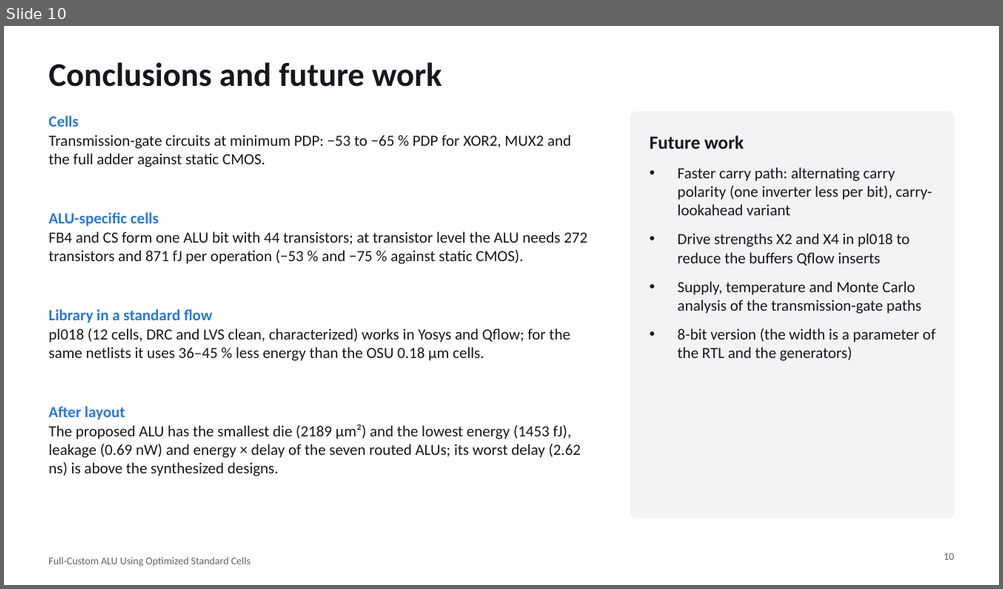
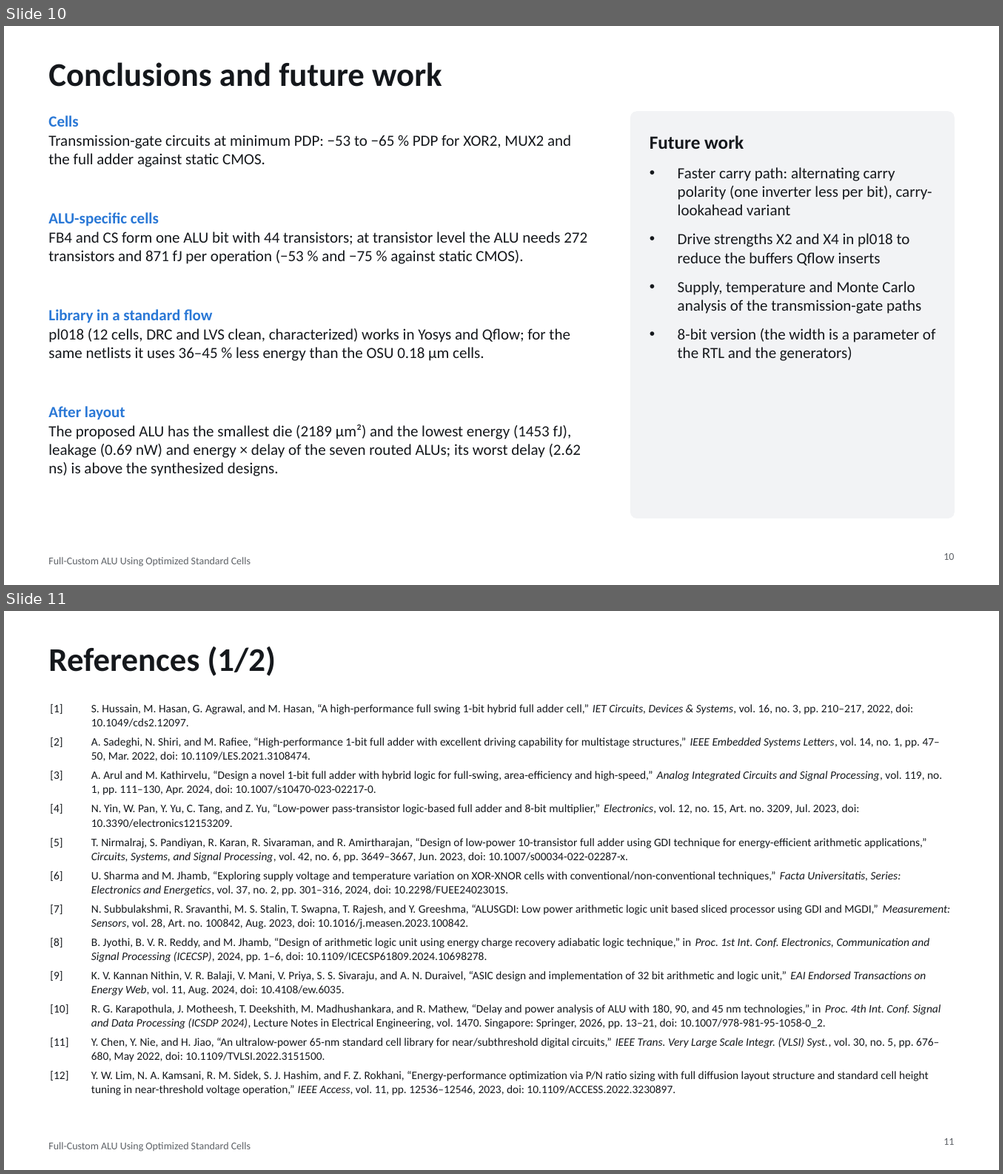
Before and after one commit to manshukgarg/alu-fullcustom-180nm, a slide deck: docs/presentation/ALU4_180nm_presentation.pptx. Shown one above the other, each under a label of ours: slide 10 before the commit, slides 10 and 11 after it. The pictures are 1003x589 and 1003x1174 pixels, drawn with LibreOffice and Linux fonts; fonts in the diff are those of the drawing. Boxes give left, top, right and bottom in pixels: in the first picture for what was removed or moved away, otherwise in the second. Text is boxed around its words. In the diff, an @@ line names an element or a change of style, - is before the commit and + after.

```diff
--- a/docs/presentation/ALU4_180nm_presentation.pptx
+++ b/docs/presentation/ALU4_180nm_presentation.pptx
@@ slide 11 added at [4, 611, 999, 1170], background #FFFFFF; not listed: 1 template element that a slide beside it also shows @@
@@ title added at [48, 647, 276, 676], 32 pt, text #15181C, bold @@
+References (1/2)
@@ table added at [48, 701, 954, 1099], 12 rows, 2 columns @@
+[1] | S. Hussain, M. Hasan, G. Agrawal, and M. Hasan, “A high-performance full swing 1-bit hybrid full adder cell,” IET Circuits, Devices & Systems, vol. 16, no. 3, pp. 210–217, 2022, doi: 10.1049/cds2.12097.
+[2] | A. Sadeghi, N. Shiri, and M. Rafiee, “High-performance 1-bit full adder with excellent driving capability for multistage structures,” IEEE Embedded Systems Letters, vol. 14, no. 1, pp. 47–50, Mar. 2022, doi: 10.1109/LES.2021.3108474.
+[3] | A. Arul and M. Kathirvelu, “Design a novel 1-bit full adder with hybrid logic for full-swing, area-efficiency and high-speed,” Analog Integrated Circuits and Signal Processing, vol. 119, no. 1, pp. 111–130, Apr. 2024, doi: 10.1007/s10470-023-02217-0.
+[4] | N. Yin, W. Pan, Y. Yu, C. Tang, and Z. Yu, “Low-power pass-transistor logic-based full adder and 8-bit multiplier,” Electronics, vol. 12, no. 15, Art. no. 3209, Jul. 2023, doi: 10.3390/electronics12153209.
+[5] | T. Nirmalraj, S. Pandiyan, R. Karan, R. Sivaraman, and R. Amirtharajan, “Design of low-power 10-transistor full adder using GDI technique for energy-efficient arithmetic applications,” Circuits, Systems, and Signal Processing, vol. 42, no. 6, pp. 3649–3667, Jun. 2023, doi: 10.1007/s00034-022-02287-x.
+[6] | U. Sharma and M. Jhamb, “Exploring supply voltage and temperature variation on XOR-XNOR cells with conventional/non-conventional techniques,” Facta Universitatis, Series: Electronics and Energetics, vol. 37, no. 2, pp. 301–316, 2024, doi: 10.2298/FUEE2402301S.
+[7] | N. Subbulakshmi, R. Sravanthi, M. S. Stalin, T. Swapna, T. Rajesh, and Y. Greeshma, “ALUSGDI: Low power arithmetic logic unit based sliced processor using GDI and MGDI,” Measurement: Sensors, vol. 28, Art. no. 100842, Aug. 2023, doi: 10.1016/j.measen.2023.100842.
+[8] | B. Jyothi, B. V. R. Reddy, and M. Jhamb, “Design of arithmetic logic unit using energy charge recovery adiabatic logic technique,” in Proc. 1st Int. Conf. Electronics, Communication and Signal Processing (ICECSP), 2024, pp. 1–6, doi: 10.1109/ICECSP61809.2024.10698278.
+[9] | K. V. Kannan Nithin, V. R. Balaji, V. Mani, V. Priya, S. S. Sivaraju, and A. N. Duraivel, “ASIC design and implementation of 32 bit arithmetic and logic unit,” EAI Endorsed Transactions on Energy Web, vol. 11, Aug. 2024, doi: 10.4108/ew.6035.
+[10] | R. G. Karapothula, J. Motheesh, T. Deekshith, M. Madhushankara, and R. Mathew, “Delay and power analysis of ALU with 180, 90, and 45 nm technologies,” in Proc. 4th Int. Conf. Signal and Data Processing (ICSDP 2024), Lecture Notes in Electrical Engineering, vol. 1470. Singapore: Springer, 2026, pp. 13–21, doi: 10.1007/978-981-95-1058-0_2.
+[11] | Y. Chen, Y. Nie, and H. Jiao, “An ultralow-power 65-nm standard cell library for near/subthreshold digital circuits,” IEEE Trans. Very Large Scale Integr. (VLSI) Syst., vol. 30, no. 5, pp. 676–680, May 2022, doi: 10.1109/TVLSI.2022.3151500.
+[12] | Y. W. Lim, N. A. Kamsani, R. M. Sidek, S. J. Hashim, and F. Z. Rokhani, “Energy-performance optimization via P/N ratio sizing with full diffusion layout structure and standard cell height tuning in near-threshold voltage operation,” IEEE Access, vol. 11, pp. 12536–12546, 2023, doi: 10.1109/ACCESS.2022.3230897.
@@ page number added at [943, 1139, 953, 1145], 10 pt, text #5F6368 @@
+11
```
Also in this commit, not shown: 4 slides changed, 1 other slide added, 2 other files.
